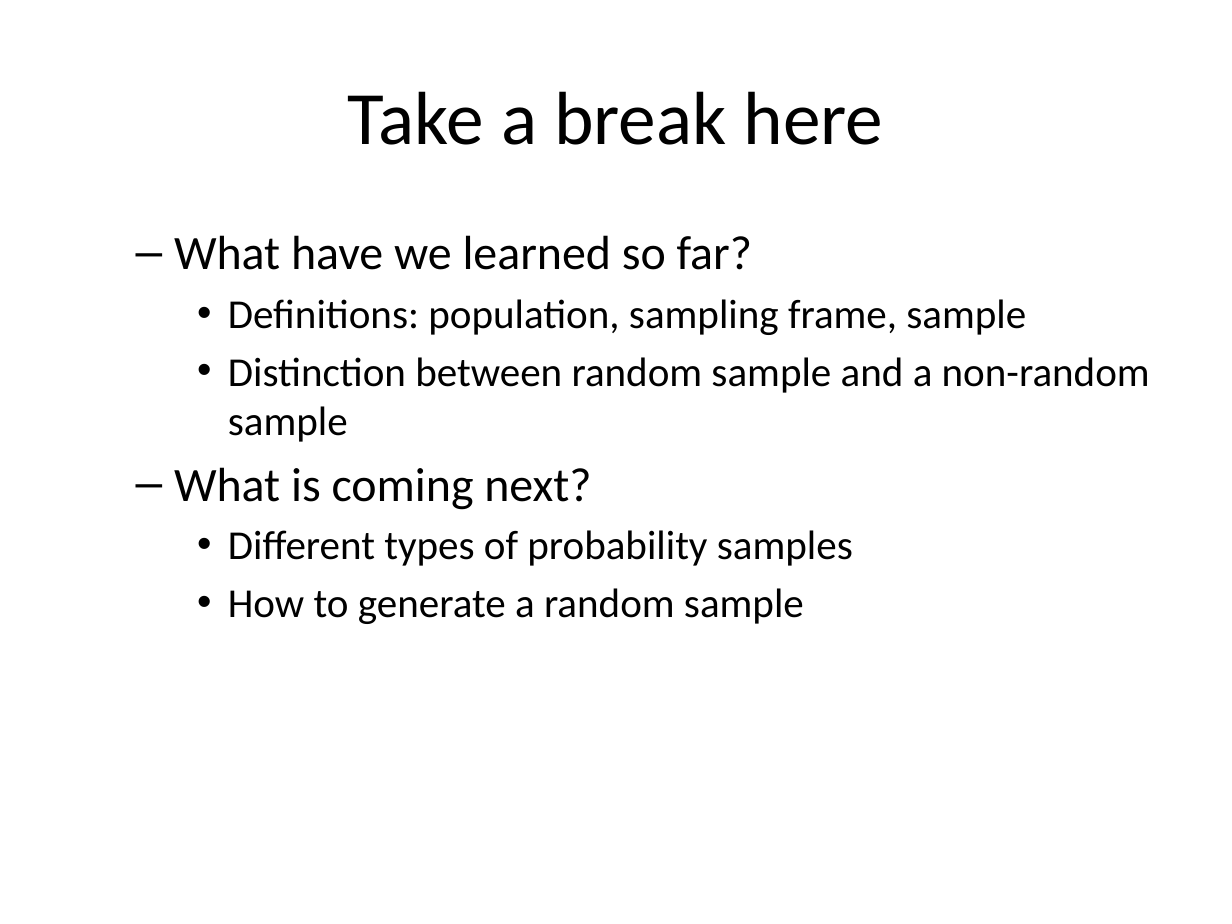
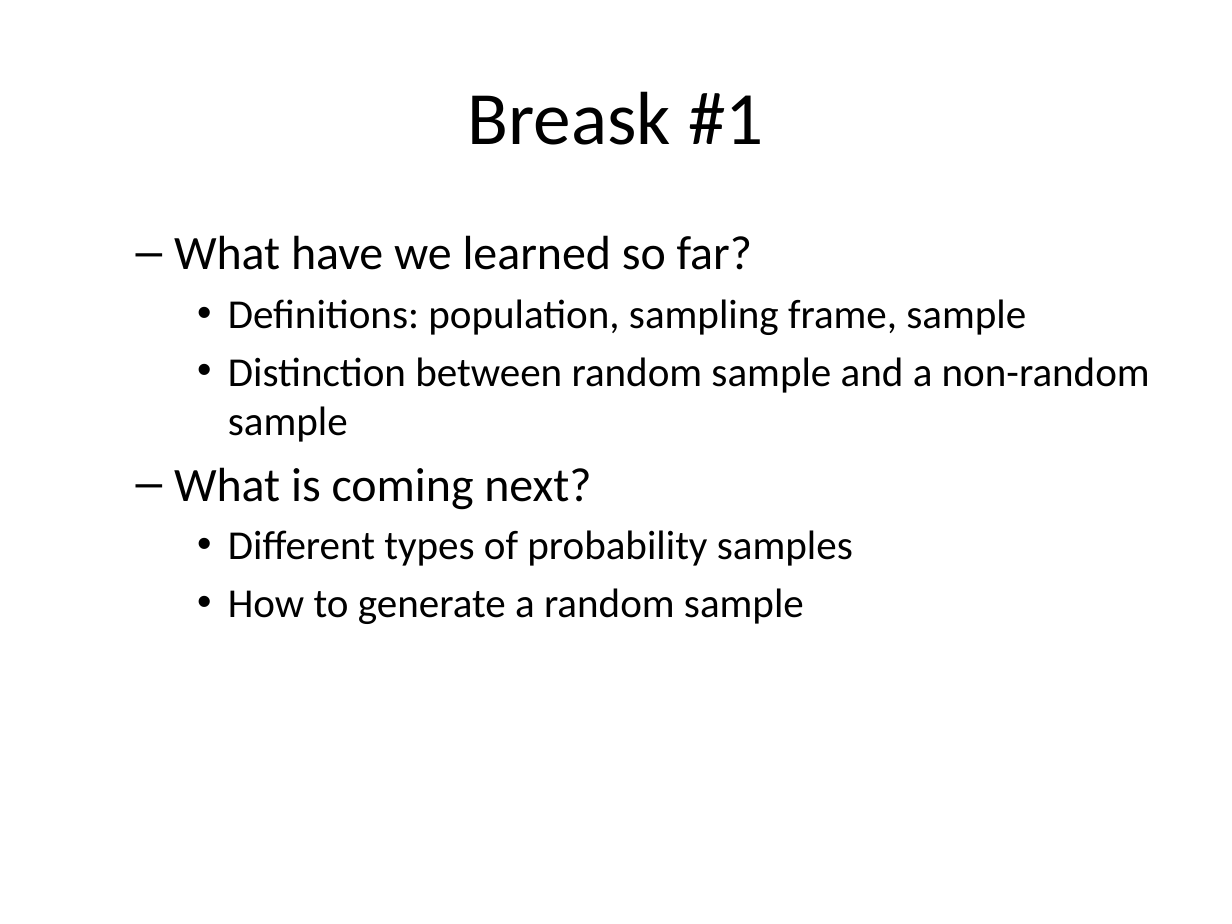
Before and after one commit to pmean/classes, a slide deck: slide 10 of clinical-research-methodology/results/video08-sampling.pptx. Drawn at 1232x924 pixels with LibreOffice and Linux fonts; fonts in the diff are those of the drawing. Boxes give left, top, right and bottom in pixels: in the first picture for what was removed or moved away, otherwise in the second. Text is boxed around its words. In the diff, an @@ line names an element or a change of style, - is before the commit and + after.

```diff
--- a/clinical-research-methodology/results/video08-sampling.pptx
+++ b/clinical-research-methodology/results/video08-sampling.pptx
@@ title at [468, 91, 764, 145]: text changed @@
-Take a break here
+Breask #1
```
Also in this commit, not shown: 1 other slide changed, 1 slide added, 12 other files.
